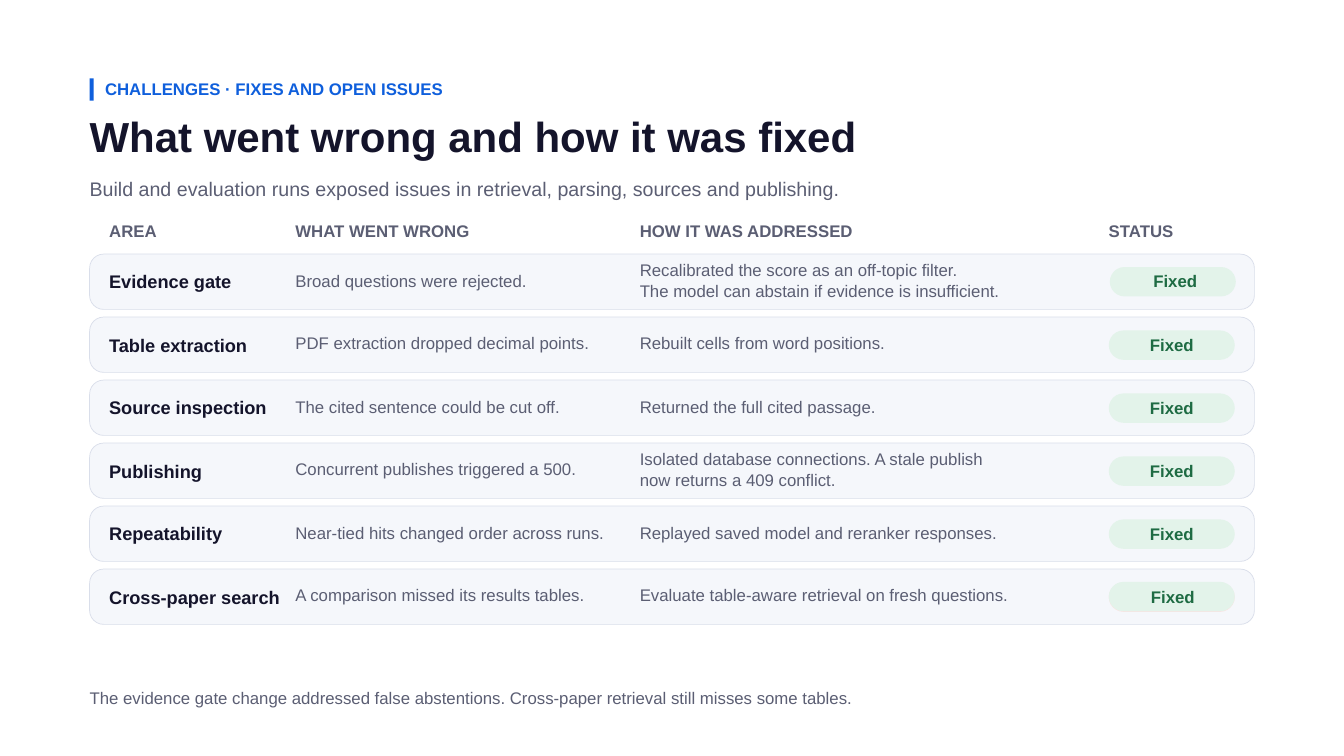
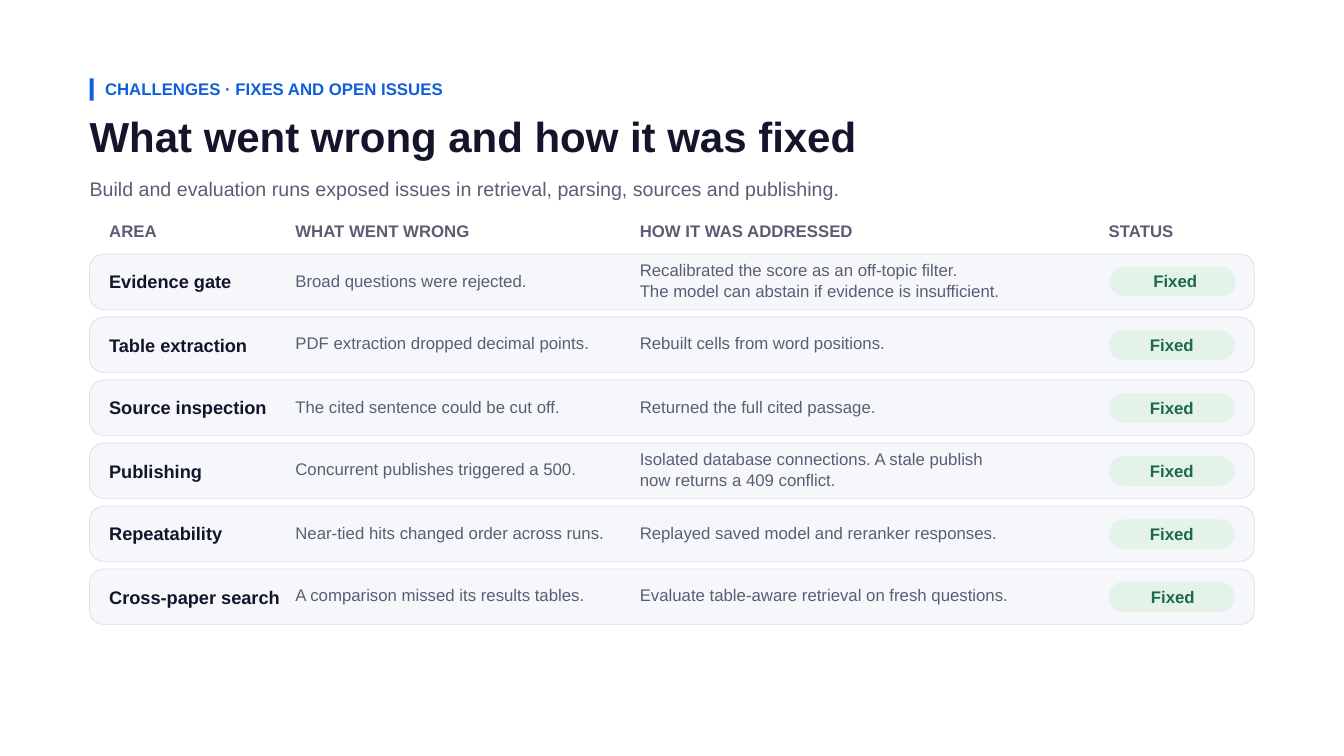
Before and after one commit to Prasannagirish/hcl-nitt-jensen_jackets, a slide deck: slide 13 of ResearchIQ Final Presentation.pptx. Drawn at 1344x756 pixels with LibreOffice and Linux fonts; fonts in the diff are those of the drawing. Boxes give left, top, right and bottom in pixels: in the first picture for what was removed or moved away, otherwise in the second. Text is boxed around its words. In the diff, an @@ line names an element or a change of style, - is before the commit and + after.

```diff
--- a/ResearchIQ Final Presentation.pptx
+++ b/ResearchIQ Final Presentation.pptx
@@ text removed at [90, 692, 851, 708] @@
-The evidence gate change addressed false abstentions. Cross-paper retrieval still misses some tables.
```
Also in this commit, not shown: 10 other slides changed, 1 other file.
